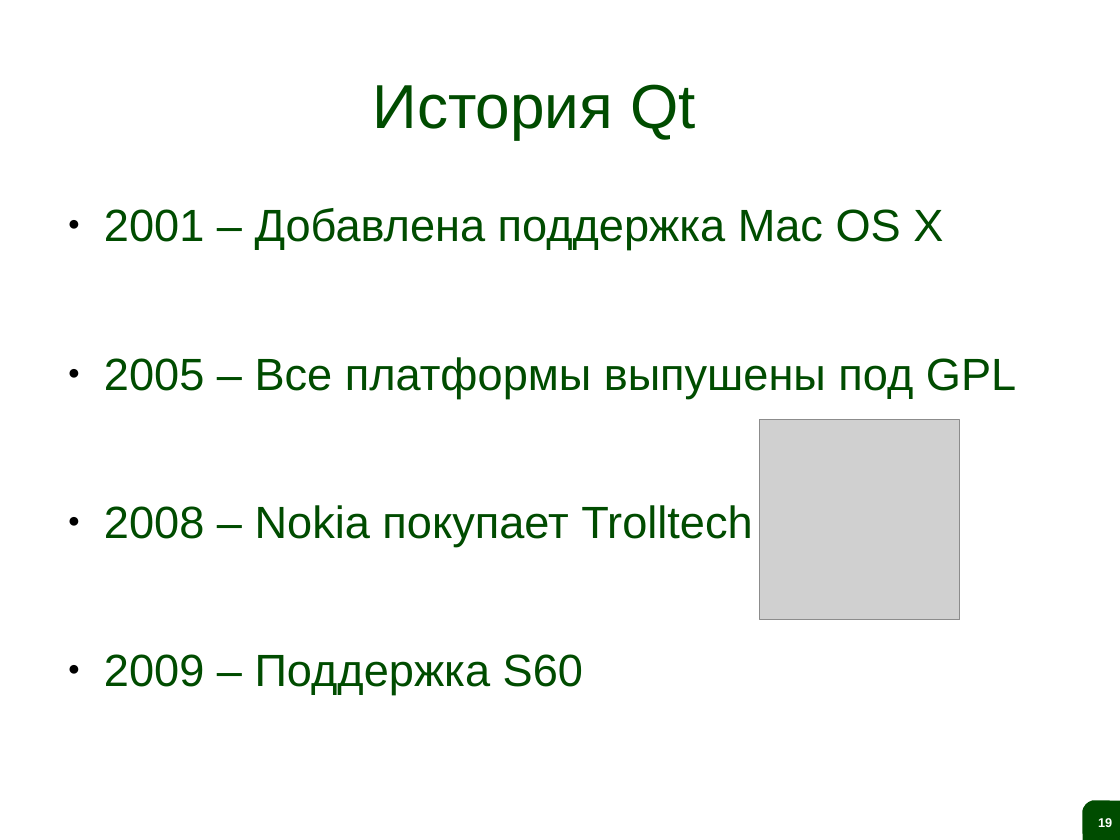
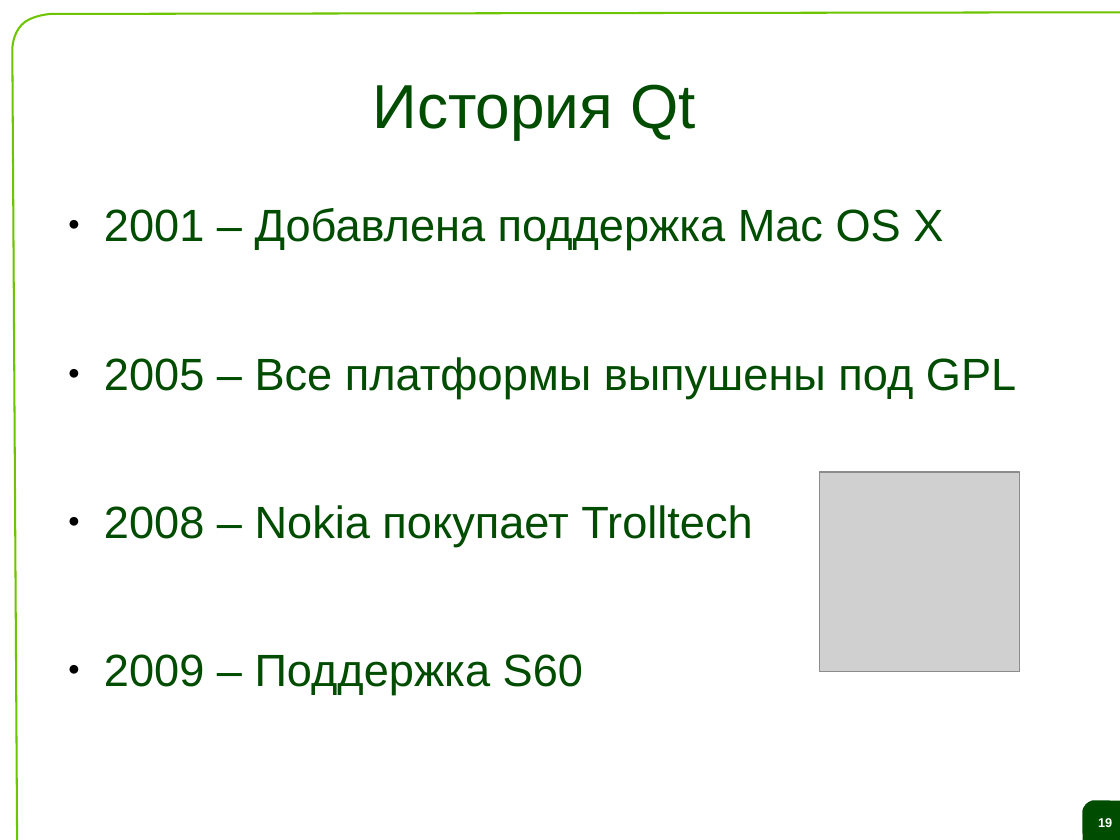
Before and after one commit to saa/qecm, a slide deck: slide 19 of Lectures and Exercises/L01 - The ideas behind Qt and a live demo/L1 Slides.odp. Drawn at 1120x840 pixels with LibreOffice and Linux fonts; fonts in the diff are those of the drawing; grey boxes stand for pictures; background and template pictures are left out. Boxes give left, top, right and bottom in pixels: in the first picture for what was removed or moved away, otherwise in the second. Text is boxed around its words. In the diff, an @@ line names an element or a change of style, - is before the commit and + after.

```diff
--- a/Lectures and Exercises/L01 - The ideas behind Qt and a live demo/L1 Slides.odp
+++ b/Lectures and Exercises/L01 - The ideas behind Qt and a live demo/L1 Slides.odp
@@ freeform shape added at [12, 12, 1120, 840], outline #6DC400 1.45 pt @@
@@ picture: place and size @@
-picture at [760, 420, 960, 620]
+picture at [820, 473, 1020, 673]
```
Also in this commit, not shown: 30 other slides changed, 1 other file.
